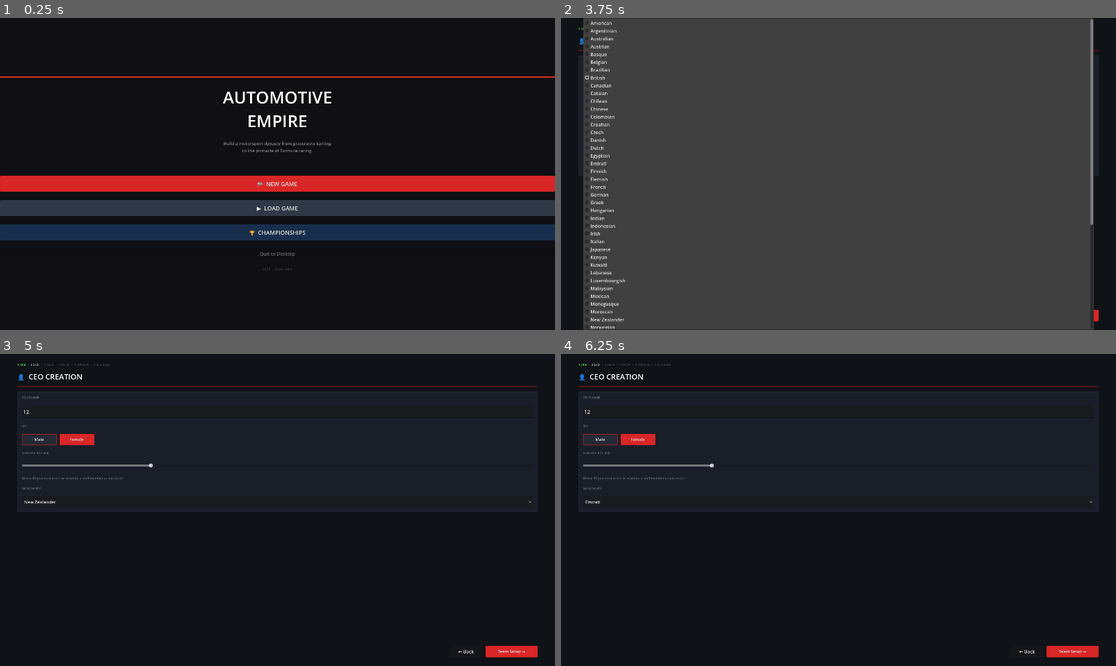
Above: before the commit, frames 1-4 (two rows, left to right).
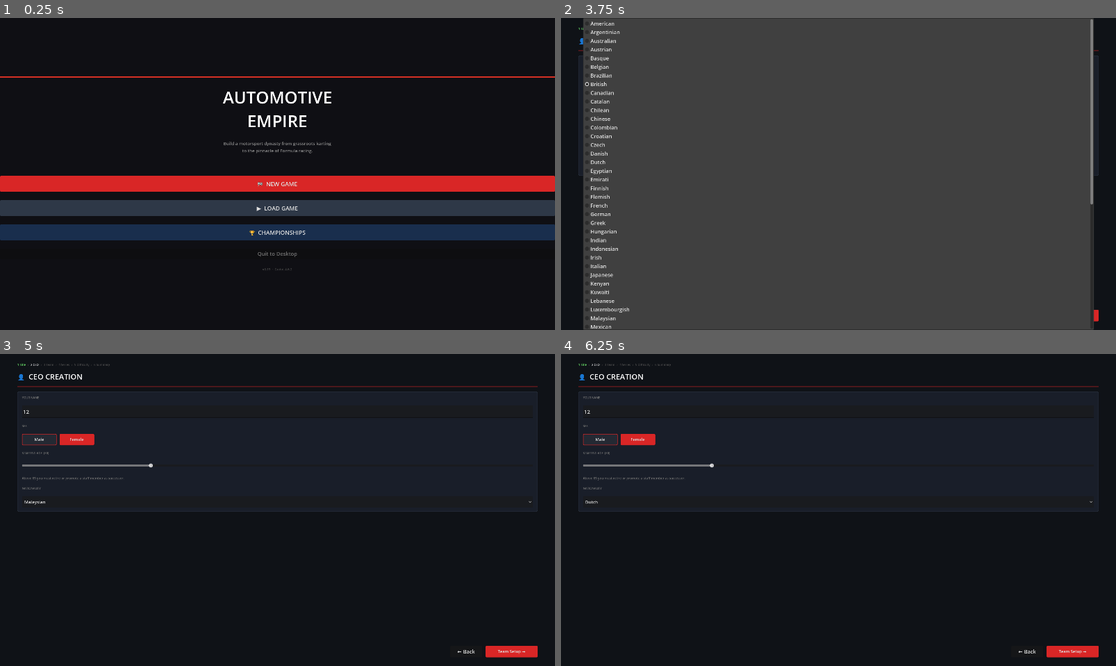
Above: after the commit, the same moments.

Repository: andreasmrg-droid/Automotive-Empire
Game: Godot game, scene res://scenes/NewGame.tscn
Same seed, same stepped clock (60 frames per second), same inputs: the game is played once before the commit and once after it.
Inputs (mouse positions are in pixels of both pictures, inside the frame that each line leads up to):
- Up to frame 1 (0.25 s): no input
- Up to frame 2 (3.75 s): click "🏁 NEW GAME" at 0.5 s; click (838, 77) at 1.27 s; type "12" at 1.35 s; click "Male" at 2 s; click "Female" at 2.75 s; click "British" at 3.5 s
- Up to frame 3 (5 s): click "Team Setup →" at 4.25 s
- Up to frame 4 (6.25 s): click (838, 500) at 5 s, where only the run before the commit has a clickable "New Zealander"; click (838, 500) at 5.75 s, where only the run before the commit has a clickable "New Zealander"

The runs differ from the first frame. In frame 1, less than 0.1% of the frame differs, in the area x 46-54%, y 74-77%; in frame 2, 1.5%, in the area x 4-96%, y 1-100%; in frame 3, less than 0.1%; in frame 4, less than 0.1%.

Commit message:
lag fix and fonts

Diff:
--- a/autoloads/GameState.gd
+++ b/autoloads/GameState.gd
@@ -1,5 +1,9 @@
 extends Node
-## Version: S28.4 — Pit crew assign/unassign wrappers (Bug 6).
+## Version: S29.0 — C-014 SC Dev Series car cap 5 -> 4 (explicit max_cars:4/min_cars:1
+##   added to registry; was falling back to default 2 in Logistics). Per GDD handoff
+##   2026-06-18 §1: SC Dev was the only non-GK championship allowing 5; now ≤4 like the
+##   rest. All OTHER per-championship cap imports remain backlogged (handoff §2).
+## --- S28.4 — Pit crew assign/unassign wrappers (Bug 6).
 ## --- S28.3 — GK fixes: champion announced at final round (no "Round 5" — Bug 2);
 ##   GK team_standings now reset between rounds (Bug: was accumulating).
 ## --- S28.1: NextSeasonLedger registration model (GDD §16.3, §23.1) — fixes the
@@ -765,7 +769,7 @@
 	"C-011": {"name":"OWC Next Gen",                "discipline":"OWC",   "tier":2, "min_age":15, "max_age":99, "entry_fee":115200,   "num_races":8,  "rep":49},
 	"C-012": {"name":"OWC Development Series",      "discipline":"OWC",   "tier":3, "min_age":16, "max_age":99, "entry_fee":1078000,  "num_races":14, "rep":65},
 	"C-013": {"name":"OWC Pro Series",              "discipline":"OWC",   "tier":4, "min_age":17, "max_age":99, "entry_fee":6800000,  "num_races":17, "rep":91},
-	"C-014": {"name":"SC Dev Series",               "discipline":"SC",    "tier":1, "min_age":15, "max_age":99, "entry_fee":600000,   "num_races":20, "rep":46},
+	"C-014": {"name":"SC Dev Series",               "discipline":"SC",    "tier":1, "min_age":15, "max_age":99, "entry_fee":600000,   "num_races":20, "rep":46, "max_cars":4, "min_cars":1},
 	"C-015": {"name":"SC Truck Series",             "discipline":"SC",    "tier":2, "min_age":16, "max_age":99, "entry_fee":2010200,  "num_races":23, "rep":61},
 	"C-016": {"name":"SC Challenge",                "discipline":"SC",    "tier":3, "min_age":17, "max_age":99, "entry_fee":7095000,  "num_races":33, "rep":68},
 	"C-017": {"name":"SC Cup",                      "discipline":"SC",    "tier":4, "min_age":18, "max_age":99, "entry_fee":32400000, "num_races":36, "rep":89},
--- a/autoloads/Locale.gd
+++ b/autoloads/Locale.gd
@@ -1,5 +1,6 @@
 extends Node
-## Version: S23.0 — TP proposals popup keys added.
+## Version: S29.0 — Added not-interested popup keys (ap_ni_popup_*).
+## --- S23.0 — TP proposals popup keys added.
 ## Usage: Locale.t("key")  →  returns translated string for current language.
 ## Adding a language: add a new dict entry in STRINGS below and a matching entry in LANGUAGES.
 ## Dynamic strings with substitutions: Locale.tf("key", [arg1, arg2])
@@ -299,6 +300,9 @@
 	"ap_no_slot":           { "en": "⚠ No Slot",               },
 	"ap_sign_next_season":  { "en": "📋 Sign for Next Season",  },
 	"ap_not_interested":    { "en": "🚫 Not interested",        },
+	"ap_ni_popup_title":    { "en": "🚫 Not Interested",        },
+	"ap_ni_popup_body":     { "en": "%s is not interested in joining your team at this time.", },
+	"ap_ni_popup_hint":     { "en": "Improving your team's reputation and assigning a strong Team Principal makes targets more receptive.", },
 	"ap_timing_immediate":  { "en": "🚀 Immediate Transfer",    },
 	"ap_timing_next_season":{ "en": "📅 Next Season",           },
 	"ap_bond_estimate":     { "en": "Bond estimate: CR %s – %s", },
--- a/project.godot
+++ b/project.godot
@@ -27,6 +27,10 @@
 window/size/viewport_height=1080
 window/size/mode=3
 
+[gui]
+
+theme/custom="res://resources/AppTheme.tres"
+
 [physics]
 
 3d/physics_engine="Jolt Physics"
--- /dev/null
+++ b/resources/AppTheme.tres
@@ -0,0 +1,4 @@
+[gd_resource type="Theme" format=3 uid="uid://b0aetheme0ae1"]
+
+[resource]
+default_font_size = 18
--- a/scenes/ContractNegotiation.gd
+++ b/scenes/ContractNegotiation.gd
@@ -1,5 +1,8 @@
 extends Control
-## Version: S22.7 — Sponsor negotiation handles "waiting" and "counter" states.
+## Version: S29.0 — Open/close lag fix (issue 2): removed all four
+##   `await get_tree().process_frame` stalls; replaced with synchronous _clear_content()
+##   so the panel renders in the same frame it opens.
+## --- S22.7 — Sponsor negotiation handles "waiting" and "counter" states.
 ##                    _show_waiting_for_reply() shown after offer submitted.
 ##                    Player must advance week to see counter-offer.
 
@@ -86,9 +89,15 @@
 	_is_approach = true
 	_rebuild_approach()
 
+## S29.0 — Clear all content children synchronously (no frame stall).
+## Detaches immediately so new children never coexist with freeing old ones.
+func _clear_content() -> void:
+	for c in _content.get_children():
+		_content.remove_child(c)
+		c.queue_free()
+
 func _rebuild_approach() -> void:
-	for c in _content.get_children(): c.queue_free()
-	await get_tree().process_frame
+	_clear_content()
 	_fields = {}
 	_lock_btns = {}
 
@@ -316,9 +325,8 @@
 	return row
 
 func _rebuild() -> void:
-	for c in _content.get_children(): c.queue_free()
+	_clear_content()
 	_fields = {}
-	await get_tree().process_frame
 
 	## Header
 	var subject_name = _get_subject_name()
@@ -503,8 +511,7 @@
 
 
 func _show_waiting_for_reply() -> void:
-	for c in _content.get_children(): c.queue_free()
-	await get_tree().process_frame
+	_clear_content()
 
 	var lbl = Label.new()
 	lbl.text = "⏳ Offer submitted — waiting for their reply next week."
@@ -535,8 +542,7 @@
 	_content.add_child(row)
 
 func _show_result(title: String, body: String, color: Color) -> void:
-	for c in _content.get_children(): c.queue_free()
-	await get_tree().process_frame
+	_clear_content()
 
 	var lbl_t = Label.new()
 	lbl_t.text = title
--- a/scenes/Drivers.gd
+++ b/scenes/Drivers.gd
@@ -1,4 +1,7 @@
-## Version: S28.3 — "Wet" stat relabeled "Car Control"/"Ctrl" in UI (data field already car_control).
+## Version: S29.0 — Not-interested popup (issue 1: visible AcceptDialog, not just a
+##   notification). Page-transition perf: _refresh_list detaches rows synchronously
+##   (remove_child + queue_free) so freed rows don't render alongside new ones (issue 4).
+## --- S28.3 — "Wet" stat relabeled "Car Control"/"Ctrl" in UI (data field already car_control).
 ## --- S28.2 — Search box + pagination (25/page) on All Drivers tab. Renders only the
 ##   current page of rows instead of every driver in the game (perf fix for large rosters).
 ##   Search filters by name/nationality; sort/tab/filter changes reset to page 1.
@@ -190,6 +193,7 @@
 
 func _refresh_list() -> void:
 	for child in list_container.get_children():
+		list_container.remove_child(child)
 		child.queue_free()
 
 	var drivers: Array = []
@@ -879,7 +883,7 @@
 func _initiate_approach(subject_id: String, subject_type: String, start_date: String) -> void:
 	var err = GameState.initiate_approach(subject_id, subject_type, start_date)
 	if err == "not_interested":
-		pass  ## notification already fired in GameState
+		_show_not_interested_popup(subject_id, subject_type)  ## S29.0 — visible popup, not just notification
 	elif err != "":
 		GameState.add_notification("High", err)
 	else:
@@ -889,6 +893,22 @@
 			_show_contract_negotiation_popup(subject_id, subject_type)
 			return
 	_refresh_list()
+
+## S29.0 — Visible modal shown when a target declines an approach.
+## Previously this only fired a Normal notification (easy to miss); now a popup appears.
+func _show_not_interested_popup(subject_id: String, subject_type: String) -> void:
+	var subject = GameState.all_drivers.get(subject_id) if subject_type == "driver" \
+		else GameState.all_staff.get(subject_id)
+	var name_str = subject.full_name() if subject else subject_id
+	var dialog = AcceptDialog.new()
+	dialog.title = Locale.t("ap_ni_popup_title")
+	dialog.dialog_text = "%s\n\n%s" % [
+		Locale.tf("ap_ni_popup_body", [name_str]), Locale.t("ap_ni_popup_hint")]
+	dialog.ok_button_text = Locale.t("btn_close")
+	add_child(dialog)
+	dialog.popup_centered()
+	dialog.confirmed.connect(dialog.queue_free)
+	dialog.canceled.connect(dialog.queue_free)
 
 func _show_timing_popup(subject_id: String, subject_type: String) -> void:
 	## Popup asking: Immediate or Next Season?
--- a/scenes/StaffHub.gd
+++ b/scenes/StaffHub.gd
@@ -1,5 +1,7 @@
 extends Control
-## Version: S28.3 — Fixed crash risk: Pit Crew "teamwork" (removed) → "fatigue_resistance"
+## Version: S29.0 — Not-interested popup (issue 1). Page-transition perf: _refresh_list
+##   detaches rows synchronously (issue 4).
+## --- S28.3 — Fixed crash risk: Pit Crew "teamwork" (removed) → "fatigue_resistance"
 ##   across stat display + sort. Re-applied "Wet"→"Car Control".
 ## --- S28.2 — Search box + pagination (25/page) on Available Staff tab. Renders only the
 ##   current page instead of the whole staff pool (perf fix). Search filters by name/nationality.
@@ -248,6 +250,7 @@
 
 func _refresh_list() -> void:
 	for child in list_container.get_children():
+		list_container.remove_child(child)
 		child.queue_free()
 
 	if current_tab == "my_staff":
@@ -1090,7 +1093,7 @@
 func _initiate_approach(subject_id: String, subject_type: String, start_date: String) -> void:
 	var err = GameState.initiate_approach(subject_id, subject_type, start_date)
 	if err == "not_interested":
-		pass
+		_show_not_interested_popup(subject_id)  ## S29.0 — visible popup, not just notification
 	elif err != "":
 		GameState.add_notification("High", err)
 	else:
@@ -1100,6 +1103,20 @@
 			_show_contract_negotiation_popup(subject_id, subject_type)
 			return
 	_refresh_list()
+
+## S29.0 — Visible modal shown when staff declines an approach (was a silent notification).
+func _show_not_interested_popup(subject_id: String) -> void:
+	var subject = GameState.all_staff.get(subject_id)
+	var name_str = subject.full_name() if subject else subject_id
+	var dialog = AcceptDialog.new()
+	dialog.title = Locale.t("ap_ni_popup_title")
+	dialog.dialog_text = "%s\n\n%s" % [
+		Locale.tf("ap_ni_popup_body", [name_str]), Locale.t("ap_ni_popup_hint")]
+	dialog.ok_button_text = Locale.t("btn_close")
+	add_child(dialog)
+	dialog.popup_centered()
+	dialog.confirmed.connect(dialog.queue_free)
+	dialog.canceled.connect(dialog.queue_free)
 
 func _show_timing_popup(subject_id: String, subject_type: String) -> void:
 	var subject_obj = GameState.all_staff.get(subject_id)
--- a/scenes/buildings/RacingDept.gd
+++ b/scenes/buildings/RacingDept.gd
@@ -1,5 +1,6 @@
 extends Control
-## Version: S28.3 — Re-applied "Wet"→"Car Control" label (Batch B).
+## Version: S29.0 — Not-interested popup on renewal decline (issue 1: visible AcceptDialog).
+## --- S28.3 — Re-applied "Wet"→"Car Control" label (Batch B).
 ## --- S23.0 — TP proposals panel: new structured proposals with Accept All, per-item Accept/Skip, priority coloring.
 ##                    Accept button navigates to Garage for driver/mechanic needed proposals,
 ##                    Logistics for car_needed. TDL dismissal separate from proposal visibility.
@@ -351,7 +352,9 @@
 	btn_renew.pressed.connect(func():
 		## Trigger approach/negotiation for renewal
 		var err = GameState.initiate_approach(d_id, "driver", "immediate")
-		if err != "" and err != "not_interested":
+		if err == "not_interested":
+			_show_not_interested_popup(d_id)  ## S29.0 — visible popup, not just notification
+		elif err != "":
 			GameState.add_notification("High", err)
 		elif err == "":
 			var ap = GameState._get_approach_by_subject(d_id)
@@ -547,6 +550,23 @@
 			driver.full_name() if driver else driver_id,
 			car.car_name if car.car_name != "" else "Car %d" % car.car_number])
 	refresh()
+
+# ── Not-interested popup (S29.0) ───────────────────────────────────────────────
+## Visible modal shown when a driver declines a renewal approach (was silent before).
+func _show_not_interested_popup(subject_id: String) -> void:
+	var subject = GameState.all_drivers.get(subject_id)
+	if subject == null:
+		subject = GameState.all_staff.get(subject_id)
+	var name_str = subject.full_name() if subject else subject_id
+	var dialog = AcceptDialog.new()
+	dialog.title = Locale.t("ap_ni_popup_title")
+	dialog.dialog_text = "%s\n\n%s" % [
+		Locale.tf("ap_ni_popup_body", [name_str]), Locale.t("ap_ni_popup_hint")]
+	dialog.ok_button_text = Locale.t("btn_close")
+	add_child(dialog)
+	dialog.popup_centered()
+	dialog.confirmed.connect(dialog.queue_free)
+	dialog.canceled.connect(dialog.queue_free)
 
 # ── Release confirmation ───────────────────────────────────────────────────────
 func _confirm_release(driver_id: String) -> void:
